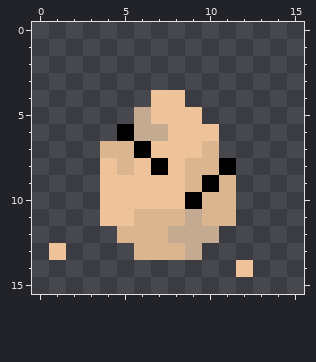
File history of a pixel-art sprite, Assets/Sprites/EggCrack.png. Above, as it was before the edit.
The file is 16x16 pixels.
New version:
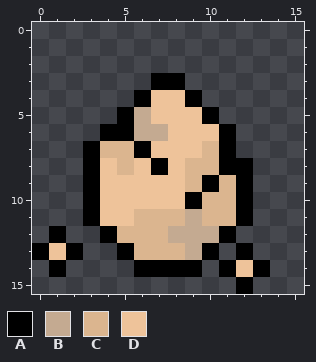
Palette (. is transparent): A #000000  B #c4aa91  C #dbb58f  D #eec39a
Edits made:
Changed rows in their new state; - is an unchanged pixel.
first column x 0:
 3 -------AA-----
 4 ------A--A----
 5 -----A----A---
 6 ----A------A--
 7 ---A-------A--
 8 ---A--------A-
 9 ---A--------A-
10 ---A--------A-
11 ---A--------A-
12 -A--A------A--
13 A-A--A----A-A-
14 -A----AAAA-A-A
15 ------------A-
